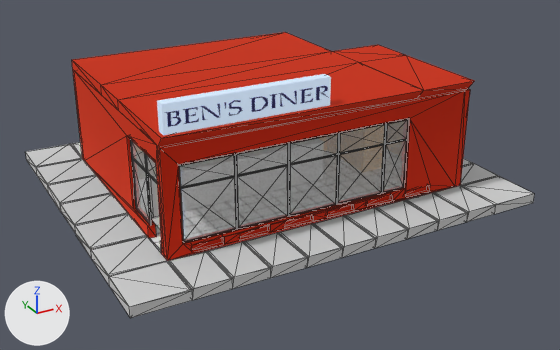
The glTF model Gangsta Wizards/Main/BUILDINGS/Assembly/A-2/Ben's Diner.glb, before and after one commit.
Both versions are drawn from a 50 mm lens placed at (-9.5, -17.7, 9.9), pointed at (1.0, 1.4, 0.35). The lights are fixed; the arrows at lower left show +X, +Y and +Z. The first picture is the older version. Mesh edges are drawn as thin lines on the coarser meshes. Where no turn or scale is listed for an object, it has been applied to the vertices. Vertices at exactly the same position are counted once.

Names of what the first picture shows: 'Bar', 'Ext Walls', 'Roof', 'Sidewalk', 'Sign', 'Windows' and 1 more.
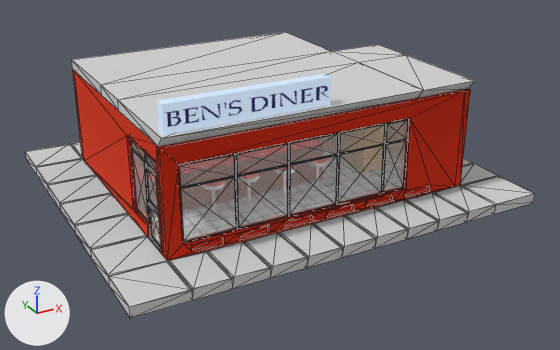
Pixel boxes [x1, y1, x2, y2] of what changed, in the pictures (560 x 350 px):
'Roof', recoloured (red to light grey)
    both: [72, 32, 474, 147]
'Windows.001', added
    after: [146, 169, 161, 248]
'Bar', reshaped (not visible afterwards)
    before: [148, 175, 159, 218]
'Door', added
    after: [144, 163, 161, 251]
part 1 of me_cube_005, recoloured
    before: [148, 177, 159, 218]
part 2 of me_cube_001, built on
    after: [156, 176, 161, 241]

The edits, one by one:
Material 'Cushion' (mat_cushion) is new.
Its base color is (1.0, 0.0, 0.0044) (red #ff000e).
Its roughness is 0.0.
Material 'Bar Wood' (mat_bar_wood) is new.
Its base color is (0.32, 0.0453, 0.0) (brown #993c00).
Its roughness is 1.0.
Material 'Door Glass' (mat_door_glass) is new.
Its base color is (0.8, 0.8, 0.8) (white #e7e7e7).
Its alpha is 0.2.
Material 'Black Metal' (mat_black_metal) is new.
Its base color is (0.0, 0.0, 0.0) (black #000000).
Its metallic is 1.0.
me_cube_005 is used by ob_bar; location (-3.0, 1.21, 0.76).
me_cube_005 had 24 vertices, 44 faces and spanned x -0.61..5.25, y -0.3..1.64, z -0.61..0.61.
me_cube_005 now has 42 vertices, 92 faces and spans x -0.61..5.25, y -0.46..1.64, z -0.61..0.64.
me_cube_005 part 1: 34 faces spanning x -0.61..5.25, y -0.3..1.64, z -0.61..0.61 switch from no material to mat_bar_wood (brown #993c00).
Edits to the shape of me_cube_005 do not show in these pictures.
me_cube_005 gains material mat_cushion (red #ff000e).
me_cube_001 is used by ob_ext_walls; location (-3.67, -1.43, 1.98).
Verts and faces of me_cube_001; kept vertices keep their numbers, new ones are numbered from 158.
Before the commit, vertices of me_cube_001: 96 (0.07, 0.27, -1.46), 100 (-0.14, 0.27, -1.46) at pixel (161, 241), 103 (0.07, 0.32, -1.46), 108 (-0.14, 0.32, -1.46) at pixel (160, 240).
me_cube_001 had 158 vertices, 320 faces and spanned x -0.14..9.31, y -0.1..7.52, z -1.83..1.2.
me_cube_001 now has 162 vertices, 328 faces and spans x -0.14..9.31, y -0.1..7.52, z -1.83..1.2.
Part 2, on me_cube_001:
Faces deleted: (96, 108, 100), (96, 103, 108).
New vertices 158 to 161 stand at vertices 96, 100, 103, 108, in that order, plus (0.0, 0.0, 1.77).
New faces: (100, 159, 108), (108, 159, 161), (158, 161, 159), (158, 160, 161), (103, 108, 161), (103, 161, 160) (mat_ext_paint (red #e74e32)).
New faces: (96, 158, 100), (100, 158, 159) (mat_ext_paint (red #e74e32)).
New faces: (96, 103, 160), (96, 160, 158) (mat_int_paint (orange #e7ab44)).
me_cube_006 has 24 vertices, 44 faces and spans x -3.81..5.64, y -1.68..6.1, z -0.15..0.15.
me_cube_006 no longer uses material mat_ext_paint (red #e74e32).
me_cube_006 gains material mat_sidewalk (light grey #d2d2d2).
Mesh me_cube_004 is new.
It consists of a box spanning x -0.152..0.152, y -0.152..0.152, z -0.152..0.152; a box spanning x -0.152..0.152, y -0.152..0.152, z -0.509..-0.204.
It uses material mat_door_glass (white #e7e7e7).
Mesh me_cube_002 is new.
It has 24 vertices, 52 faces and spans x -0.03..0.03, y -0.46..0.46, z -1.07..1.07.
It uses material mat_black_metal (black #000000).
Object 'Windows.001' (ob_windows_001) is new; it shows me_cube_004.
Its parent is ob_glass_storefront_door.
Its location is (0.0, 0.0, 0.532).
Its rotation in degrees is (0, -180, 0).
Its scale is (-2.57, -0.0955, -2.98).
Object 'Glass Storefront Door' (ob_glass_storefront_door) is new.
Its location is (-3.75, -0.653, 1.219).
Its rotation in degrees is (0, 0, -90).
Object 'Door' (ob_door) is new; it shows me_cube_002.
Its location is (-3.75, -0.65, 1.22).
